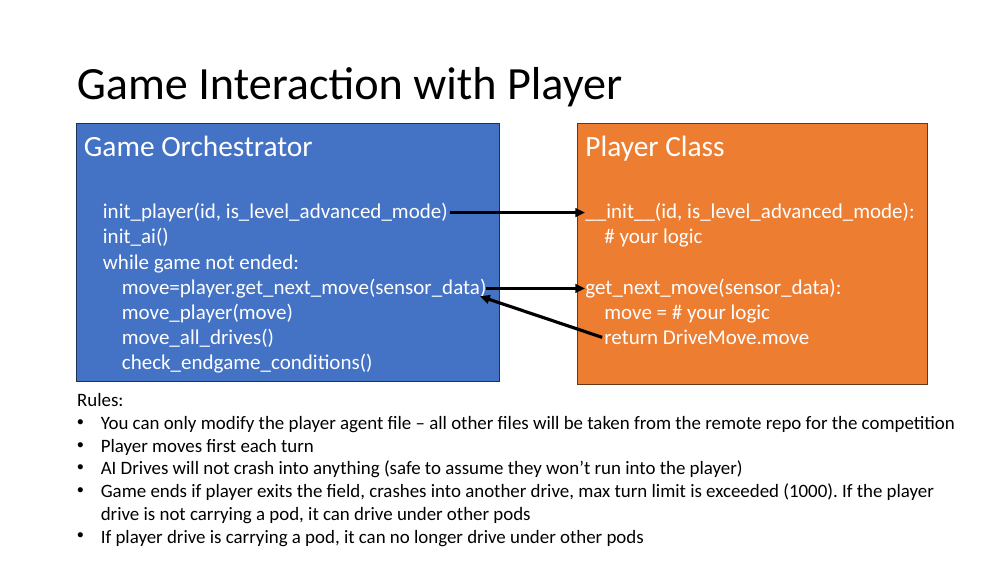
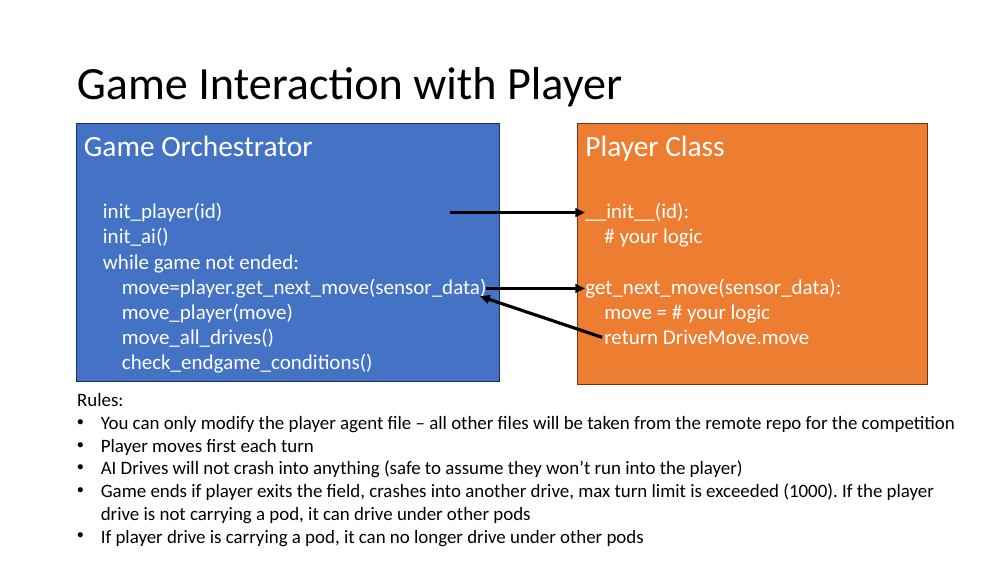
Before and after one commit to RidaHurrani/Amazon2025, a slide deck: slide 6 of slideshow/WLU_AR_Day_Activity_Instructions.pptx. Drawn at 1008x567 pixels with LibreOffice and Linux fonts; fonts in the diff are those of the drawing. Boxes give left, top, right and bottom in pixels: in the first picture for what was removed or moved away, otherwise in the second. Text is boxed around its words. In the diff, an @@ line names an element or a change of style, - is before the commit and + after.

Commit message:
Update slides to reword some points

```diff
--- a/slideshow/WLU_AR_Day_Activity_Instructions.pptx
+++ b/slideshow/WLU_AR_Day_Activity_Instructions.pptx
@@ text in rectangle at [103, 203, 222, 222]: text changed @@
-init_player(id, is_level_advanced_mode)
+init_player(id)
@@ text in rectangle at [585, 203, 689, 221]: text changed @@
-__init__(id, is_level_advanced_mode):
+__init__(id):
```
Also in this commit, not shown: 2 other slides changed.
